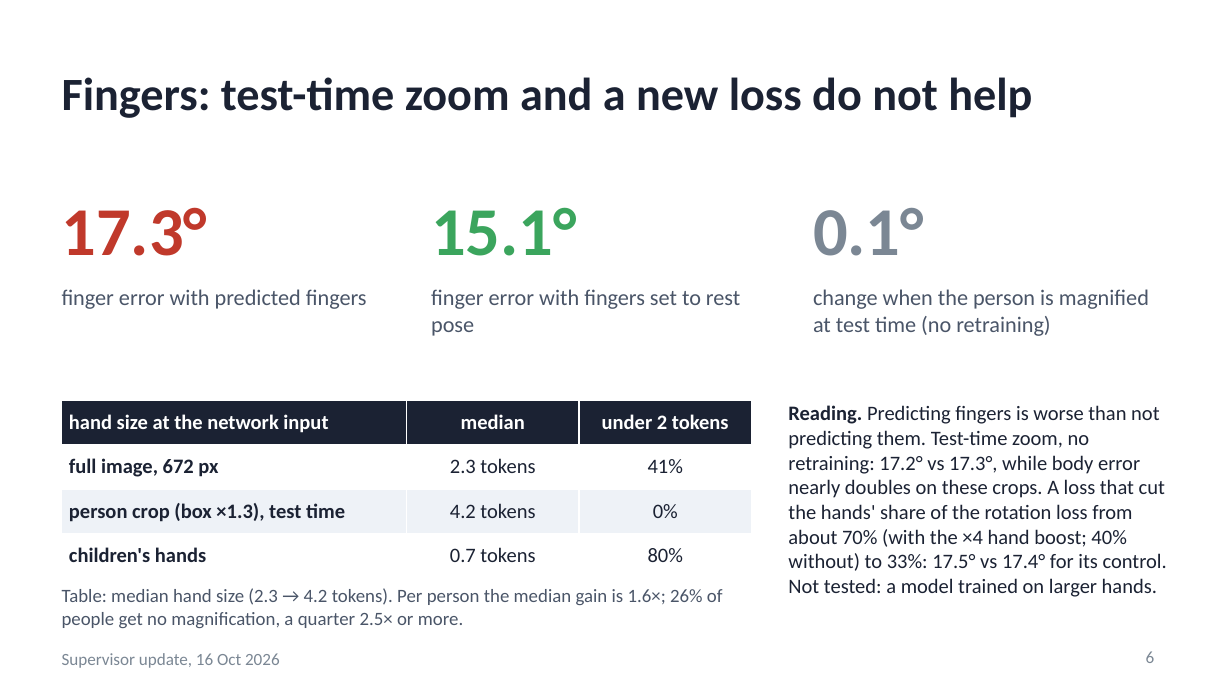
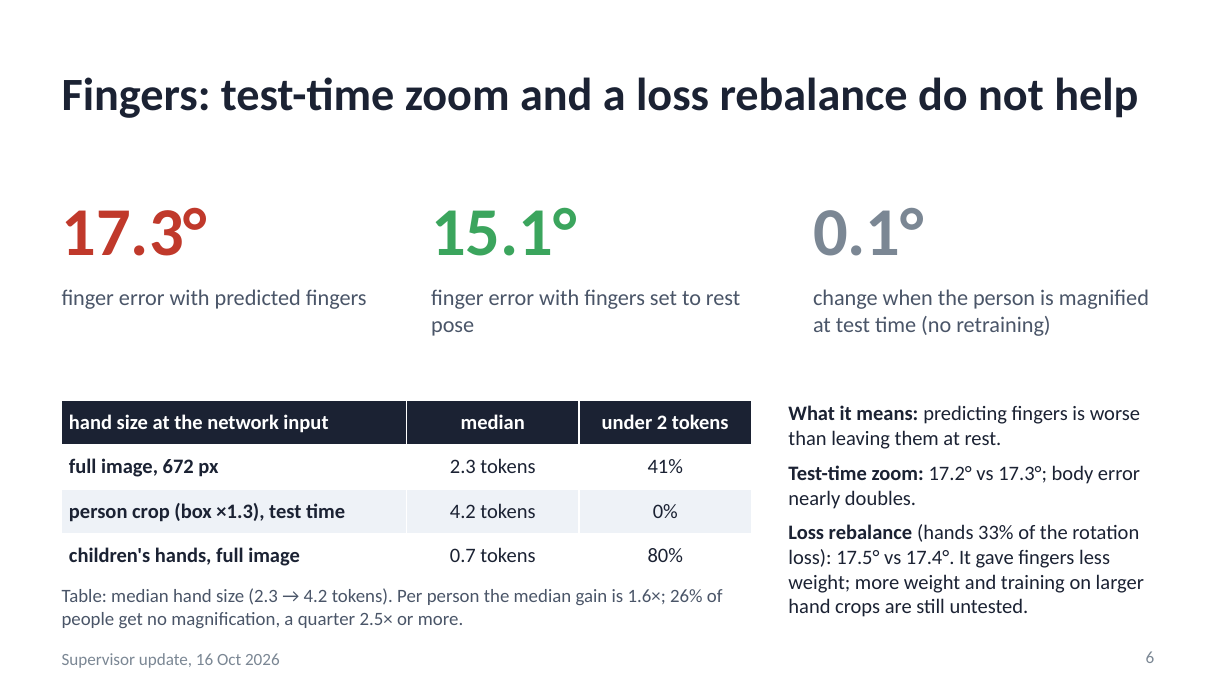
Before and after one commit to saadnajib/Multi-Person-Whole-Body-Human-Mesh-Recovery-in-a-Single-Shot-with-Annyone-dataset-and-3dpw-dataset, a slide deck: slide 6 of docs/supervisor_update_2026-10-16.pptx. Drawn at 1232x693 pixels with LibreOffice and Linux fonts; fonts in the diff are those of the drawing. Boxes give left, top, right and bottom in pixels: in the first picture for what was removed or moved away, otherwise in the second. Text is boxed around its words. In the diff, an @@ line names an element or a change of style, - is before the commit and + after.

```diff
--- a/docs/supervisor_update_2026-10-16.pptx
+++ b/docs/supervisor_update_2026-10-16.pptx
@@ title at [62, 77, 1138, 118]: text changed @@
-Fingers: test-time zoom and a new loss do not help
+Fingers: test-time zoom and a loss rebalance do not help
@@ table at [62, 400, 752, 570] @@
-row 4, column 1: children's hands
+row 4, column 1: children's hands, full image
@@ text at [788, 405, 1144, 617]: text changed @@
-Reading. Predicting fingers is worse than not predicting them. Test-time zoom, no retraining: 17.2° vs 17.3°, while body error nearly doubles on these crops. A loss that cut the hands' share of the rotation loss from about 70% (with the ×4 hand boost; 40% without) to 33%: 17.5° vs 17.4° for its control. Not tested: a model trained on larger hands.
+What it means: predicting fingers is worse than leaving them at rest.
+Test-time zoom: 17.2° vs 17.3°; body error nearly doubles.
+Loss rebalance (hands 33% of the rotation loss): 17.5° vs 17.4°. It gave fingers less weight; more weight and training on larger hand crops are still untested.
```
Also in this commit, not shown: 11 other slides changed, 1 other file.
